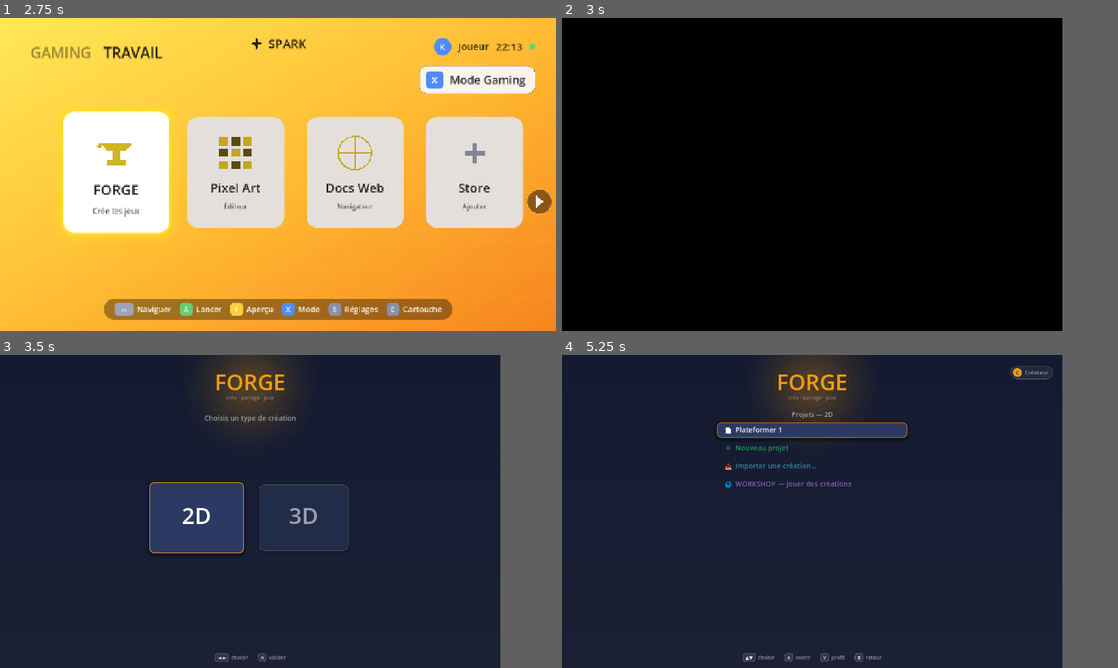
Above: before the commit, frames 1-4 (two rows, left to right).
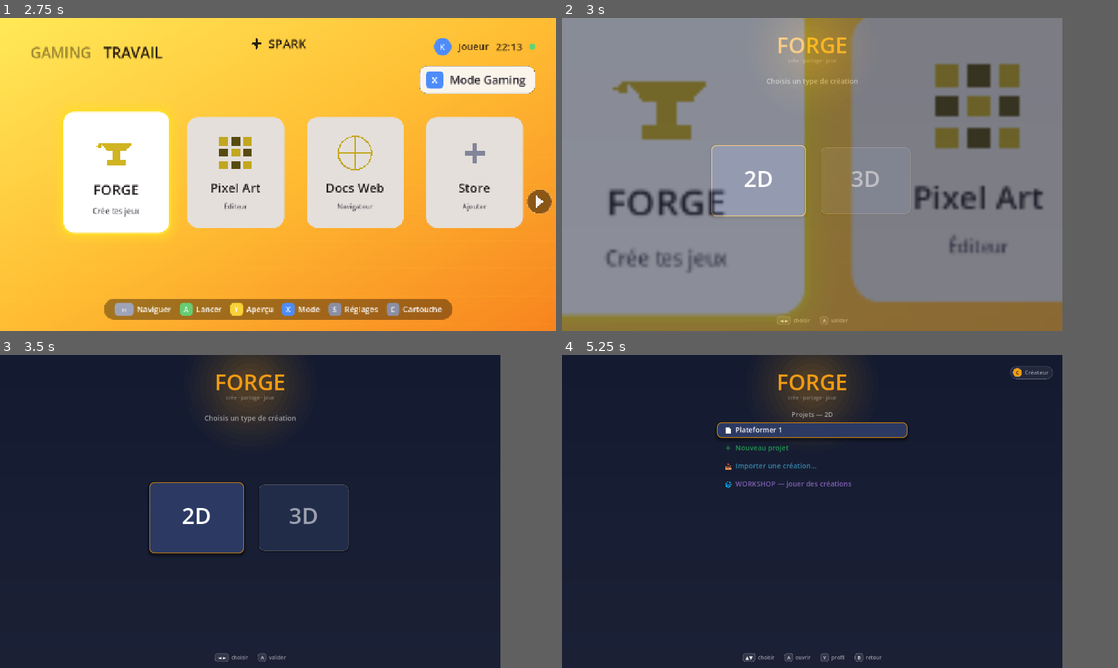
Above: after the commit, the same moments.

Repository: kilian-quittard/gaming-console-os
Game: Godot game, scene res://scenes/Main.tscn
Same seed, same stepped clock (60 frames per second), same inputs: the game is played once before the commit and once after it.
Inputs (mouse positions are in pixels of both pictures, inside the frame that each line leads up to):
- Up to frame 1 (2.75 s): tap Enter (ui_accept) at 0.5, 0.77 s; move the mouse to (400, 158) at 0.52 s; hold Right (ui_right) 0.53-1.25 s; hold Y (preview) 0.53-1.25 s; click (400, 158) at 0.67 s; drag from (166, 190) to (250, 237) at 1.27 s; move the mouse to (333, 105) at 2.02 s; hold Right (ui_right) from 2.03 s (still down); hold X (toggle_mode) from 2.03 s (still down)
- Up to frame 2 (3 s): release Right (ui_right) at 2.75 s; release X (toggle_mode) at 2.75 s; tap Enter (ui_accept) at 2.75 s; drag from (812, 237) to (673, 127) at 2.77 s
- Up to frame 3 (3.5 s): no input
- Up to frame 4 (5.25 s): tap Enter (ui_accept) at 3.5, 3.77, 4.25 s; move the mouse to (1006, 558) at 3.52 s; hold Left (ui_left) 3.53-4.25 s; tap Alt at 3.6 s; drag from (673, 464) to (756, 433) at 4.27 s; move the mouse to (867, 511) at 5.02 s; hold Down (ui_down) from 5.03 s (still down); tap Backspace at 5.1 s; click (867, 511) at 5.17 s

Frame 1 is identical in both runs. In frame 2, 90% of the frame differs, in the area x 0-90%, y 0-100%; in frame 3, 0.1%; in frame 4, 0.2%.

Commit message:
feat(shell): transition zoom-tuile v2 — zoom uniforme, pivot tuile
Entrée : on plonge dans la tuile sélectionnée (scale uniforme couvrant,
pivot centre tuile, ease-in cubic, fondu en 2e moitié). Sortie : l'app
se rétracte dans sa tuile (inverse). Zéro étirement (facteur max au
lieu de vp/tile par axe), zéro shader. Fallback cross-fade micro-zoom
si tuile inconnue. Fix v1 : switch différé hors du callstack d'input.

Co-Authored-By: Claude Opus 4.8 (1M context) <noreply@anthropic.com>

Diff:
--- a/frontend/scripts/Main.gd
+++ b/frontend/scripts/Main.gd
@@ -1131,19 +1131,27 @@
 	var root := get_tree().root
 	var tree := get_tree()
 	_remember_home()                       # le prochain home reprendra mode/tuile/thème
+	var tile := _sel_tile_rect()
 	if root.has_meta("spark_suspended"):   # session en pause → on la REPREND telle quelle
-		SceneFade.run(tree, _resume_forge)
+		SceneFade.zoom(tree, _resume_forge, tile, true)
 		return
 	root.set_meta("spark_shell", true)             # ForgeApp : « lancé par le shell »
 	root.set_meta("spark_open_workshop", workshop) # → boote sur le feed si demandé
-	SceneFade.run(tree, func() -> void:
-		tree.change_scene_to_file("res://scenes/game/Forge.tscn"))
-
-
-# état léger du home, survivant aux changements de scène (root meta)
+	var go := func() -> void: tree.change_scene_to_file("res://scenes/game/Forge.tscn")
+	SceneFade.zoom(tree, go, tile, true)
+
+
+# état léger du home, survivant aux changements de scène (root meta) ;
+# tile_rect = où l'app devra « rétrécir » au retour (transition tuile)
 func _remember_home() -> void:
 	get_tree().root.set_meta("spark_home_state",
-		{"mode": _mode, "sel": _selected, "theme": _theme})
+		{"mode": _mode, "sel": _selected, "theme": _theme, "tile_rect": _sel_tile_rect()})
+
+
+func _sel_tile_rect() -> Rect2:
+	if _selected >= 0 and _selected < _tiles.size():
+		return _tiles[_selected].get_global_rect()
+	return Rect2()
 
 
 # ré-attache le nœud FORGE suspendu (état intact) et libère le home
--- a/frontend/scripts/common/forge/ForgeApp.gd
+++ b/frontend/scripts/common/forge/ForgeApp.gd
@@ -266,10 +266,17 @@
 		root.remove_meta("spark_shell")
 		if root.has_meta("spark_open_workshop"): root.remove_meta("spark_open_workshop")
 		root.set_meta("spark_return", true)   # le home saute le splash
-		SceneFade.run(tree, func() -> void:
-			tree.change_scene_to_file("res://scenes/Main.tscn"))
+		var go := func() -> void: tree.change_scene_to_file("res://scenes/Main.tscn")
+		SceneFade.zoom(tree, go, _home_tile_rect(), false)
 	else:
 		get_tree().quit()
+
+
+# rect de la tuile du home vers laquelle se rétracter (mémorisé par Main)
+func _home_tile_rect() -> Rect2:
+	var hs: Dictionary = get_tree().root.get_meta("spark_home_state", {})
+	var r = hs.get("tile_rect", Rect2())
+	return r if r is Rect2 else Rect2()
 
 
 # HOME : suspend (façon Switch) — la scène FORGE est DÉTACHÉE de l'arbre sans
@@ -280,13 +287,14 @@
 	# telle quelle et reprend exactement là où elle était (façon Switch)
 	var tree := get_tree()
 	var root := tree.root
-	SceneFade.run(tree, func() -> void:
+	var go := func() -> void:
 		root.set_meta("spark_suspended", self)
 		root.set_meta("spark_return", true)
 		root.remove_child(self)
 		var m: Node = (load("res://scenes/Main.tscn") as PackedScene).instantiate()
 		root.add_child(m)
-		tree.current_scene = m)
+		tree.current_scene = m
+	SceneFade.zoom(tree, go, _home_tile_rect(), false)
 
 
 # lancé par le shell console (--workshop) : direct sur le feed de la commu
--- a/frontend/scripts/common/shell/SceneFade.gd
+++ b/frontend/scripts/common/shell/SceneFade.gd
@@ -1,12 +1,85 @@
 extends RefCounted
 class_name SceneFade
-# TRANSITION console entre le home et les apps : fondu noir rapide → switch
-# (callable) → fondu retour. Le voile vit sur un CanvasLayer accroché à root,
-# donc il survit au changement de scène et reste au-dessus de tout.
+# TRANSITIONS du shell — sobres et propres.
+# swap() : cross-fade doux avec micro-zoom (façon consoles modernes) — l'écran
+#   courant est capturé, la scène change dessous, la capture fond en bougeant
+#   à peine (±3 %). Aucun écran noir, aucun effet gadget.
+# run()  : fondu noir simple (fallback / cas génériques).
 
 static var _busy := false   # anti double-déclenchement (spam HOME/A)
 
 
+# ZOOM TUILE, version propre : zoom UNIFORME (aucun étirement), pivot au centre
+# de la tuile. entering=true : home → app, on plonge DANS la tuile. entering=false :
+# app → home, l'app se rétracte dans sa tuile. Fallback cross-fade si tuile inconnue.
+static func zoom(tree: SceneTree, switch: Callable, tile: Rect2, entering: bool, dur := 0.3) -> void:
+	if _busy:
+		return
+	if tile.size.x < 1.0 or tile.size.y < 1.0:
+		swap(tree, switch, entering)
+		return
+	_busy = true
+	var vp := tree.root.get_visible_rect().size
+	var tex := ImageTexture.create_from_image(tree.root.get_texture().get_image())
+	var layer := CanvasLayer.new()
+	layer.layer = 128
+	var shot := TextureRect.new()
+	shot.texture = tex
+	shot.stretch_mode = TextureRect.STRETCH_SCALE
+	shot.position = Vector2.ZERO
+	shot.size = vp
+	shot.pivot_offset = tile.get_center()   # le zoom s'ancre sur la tuile
+	layer.add_child(shot)
+	tree.root.add_child(layer)
+	switch.call_deferred()   # le swap se fait SOUS la capture, hors du callstack d'input
+	# facteur couvrant : la tuile remplit l'écran sans déformer
+	var s := maxf(vp.x / tile.size.x, vp.y / tile.size.y)
+	var tw := shot.create_tween()
+	tw.set_parallel(true)
+	if entering:
+		# on plonge dans la tuile : la capture du home accélère en grossissant, puis fond
+		tw.tween_property(shot, "scale", Vector2(s, s), dur).set_trans(Tween.TRANS_CUBIC).set_ease(Tween.EASE_IN)
+		tw.tween_property(shot, "modulate:a", 0.0, dur * 0.45).set_delay(dur * 0.55)
+	else:
+		# l'app se rétracte uniformément vers sa tuile, puis fond
+		tw.tween_property(shot, "scale", Vector2(1.0 / s, 1.0 / s), dur).set_trans(Tween.TRANS_CUBIC).set_ease(Tween.EASE_OUT)
+		tw.tween_property(shot, "modulate:a", 0.0, dur * 0.4).set_delay(dur * 0.6)
+	tw.set_parallel(false)
+	tw.tween_callback(func() -> void:
+		_busy = false
+		layer.queue_free())
+
+
+# cross-fade doux avec micro-zoom (fallback quand la tuile n'est pas connue)
+static func swap(tree: SceneTree, switch: Callable, entering: bool, dur := 0.26) -> void:
+	if _busy:
+		return
+	_busy = true
+	var vp := tree.root.get_visible_rect().size
+	var tex := ImageTexture.create_from_image(tree.root.get_texture().get_image())
+	var layer := CanvasLayer.new()
+	layer.layer = 128
+	var shot := TextureRect.new()
+	shot.texture = tex
+	shot.stretch_mode = TextureRect.STRETCH_SCALE
+	shot.position = Vector2.ZERO
+	shot.size = vp
+	shot.pivot_offset = vp * 0.5
+	layer.add_child(shot)
+	tree.root.add_child(layer)
+	switch.call_deferred()   # le swap se fait SOUS la capture, hors du callstack d'input
+	var target := Vector2(0.97, 0.97) if entering else Vector2(1.03, 1.03)
+	var tw := shot.create_tween()
+	tw.set_parallel(true)
+	tw.tween_property(shot, "scale", target, dur).set_trans(Tween.TRANS_SINE).set_ease(Tween.EASE_OUT)
+	tw.tween_property(shot, "modulate:a", 0.0, dur).set_trans(Tween.TRANS_SINE).set_ease(Tween.EASE_IN)
+	tw.set_parallel(false)
+	tw.tween_callback(func() -> void:
+		_busy = false
+		layer.queue_free())
+
+
+# fondu noir simple (utilisé si jamais une transition sans capture est préférable)
 static func run(tree: SceneTree, switch: Callable, dur := 0.18) -> void:
 	if _busy:
 		return
@@ -21,8 +94,8 @@
 	tree.root.add_child(layer)
 	var tw := veil.create_tween()
 	tw.tween_property(veil, "color:a", 1.0, dur).set_trans(Tween.TRANS_SINE).set_ease(Tween.EASE_IN)
-	tw.tween_callback(switch)          # le swap se fait sous le noir
-	tw.tween_interval(0.06)            # laisse la nouvelle scène se poser une frame
+	tw.tween_callback(switch)
+	tw.tween_interval(0.06)
 	tw.tween_property(veil, "color:a", 0.0, dur).set_trans(Tween.TRANS_SINE).set_ease(Tween.EASE_OUT)
 	tw.tween_callback(func() -> void:
 		_busy = false
